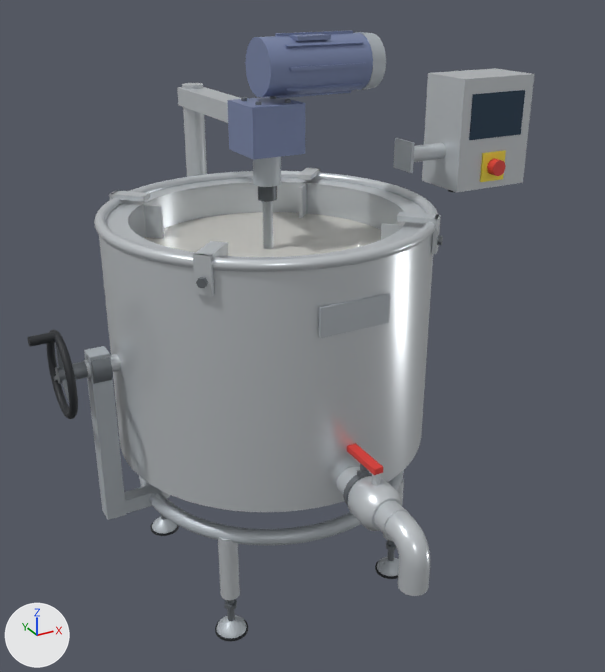
A saved change to the glTF model molkerei-3d/modelle/mehrzweckerhitzer.glb.
The view is the same before and after, from a 50 mm camera at (-0.93, -1.87, 1.62) aimed at (0.06, -0.07, 0.71). The axes (+X, +Y, +Z) are drawn at lower left. The lights are the same throughout. The older version comes first. Where no turn or scale is listed for an object, it has been applied to the vertices. Vertices at exactly the same position are counted once.

The first picture shows 'auslaufbogen', 'getriebe', 'kesseldeckblech', 'kesselrand', 'kesselwand', 'lagerbock_-1', 'milchspiegel', 'motor', 'notaus', 'notaus_feld', 'rahmenring', 'steuerarm', 'steuerhalter', 'steuerkasten', 'touchscreen', 'typenschild' and 52 more.
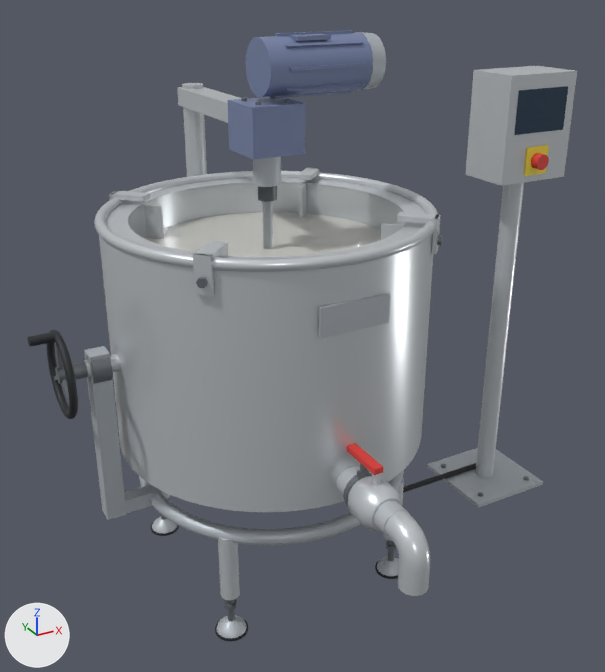
What changed in the scene script:
```text
Change me_notaus:
    remove me_notaus.from_pydata(...)  # 128 vertices, 256 faces; spans x 0.638..0.682, y -0.109..-0.084, z 1.088..1.132
    add me_notaus.from_pydata(...)  # 128 vertices, 256 faces; spans x 0.798..0.842, y -0.109..-0.084, z 1.088..1.132
    me_notaus part 1: the whole mesh is moved by (0.16, 0.0, 0.0)
Change me_notaus_feld:
    remove me_notaus_feld.from_pydata(...)  # 8 vertices, 12 faces; spans x 0.62..0.7, y -0.084..-0.079, z 1.07..1.15
    add me_notaus_feld.from_pydata(...)  # 8 vertices, 12 faces; spans x 0.78..0.86, y -0.084..-0.079, z 1.07..1.15
    me_notaus_feld part 2: the whole mesh is moved by (0.16, 0.0, 0.0)
Change me_steuerkasten:
    remove me_steuerkasten.from_pydata(...)  # 8 vertices, 12 faces; spans x 0.54..0.78, y -0.08..0.08, z 1.05..1.35
    add me_steuerkasten.from_pydata(...)  # 8 vertices, 12 faces; spans x 0.7..0.94, y -0.08..0.08, z 1.05..1.35
    me_steuerkasten part 3: the whole mesh is moved by (0.16, 0.0, 0.0)
Change me_touchscreen:
    remove me_touchscreen.from_pydata(...)  # 8 vertices, 12 faces; spans x 0.57..0.75, y -0.083..-0.079, z 1.19..1.31
    add me_touchscreen.from_pydata(...)  # 8 vertices, 12 faces; spans x 0.73..0.91, y -0.083..-0.079, z 1.19..1.31
    me_touchscreen part 4: the whole mesh is moved by (0.16, 0.0, 0.0)
Remove ob_steuerarm:
    ob_steuerarm = bpy.data.objects.new('steuerarm', me_steuerarm)
Remove ob_steuerhalter:
    ob_steuerhalter = bpy.data.objects.new('steuerhalter', me_steuerhalter)
Add ob_staenderschraube__0_1__0_1:
    ob_staenderschraube__0_1__0_1 = bpy.data.objects.new('staenderschraube_-0.1_-0.1', me_staenderschraube__0_1__0_1)  # 24 vertices, 48 faces; spans x 0.711..0.729, y -0.1078..-0.0922, z 0.012..0.019; in mat_schraube (grey #7c8186)
    ob_staenderschraube__0_1__0_1.location = (0.0, 0.0, 0.0)
Add ob_staenderschraube__0_1_0_1:
    ob_staenderschraube__0_1_0_1 = bpy.data.objects.new('staenderschraube_-0.1_0.1', me_staenderschraube__0_1_0_1)  # 24 vertices, 48 faces; spans x 0.711..0.729, y 0.0922..0.1078, z 0.012..0.019; in mat_schraube (grey #7c8186)
    ob_staenderschraube__0_1_0_1.location = (0.0, 0.0, 0.0)
Add ob_staenderschraube_0_1__0_1:
    ob_staenderschraube_0_1__0_1 = bpy.data.objects.new('staenderschraube_0.1_-0.1', me_staenderschraube_0_1__0_1)  # 24 vertices, 48 faces; spans x 0.911..0.929, y -0.1078..-0.0922, z 0.012..0.019; in mat_schraube (grey #7c8186)
    ob_staenderschraube_0_1__0_1.location = (0.0, 0.0, 0.0)
Add ob_staenderplatte:
    ob_staenderplatte = bpy.data.objects.new('staenderplatte', me_staenderplatte)  # a box spanning x 0.68..0.96, y -0.14..0.14, z 0.0..0.012; in mat_matt (light grey #b9c0c6)
    ob_staenderplatte.location = (0.0, 0.0, 0.0)
Add ob_staender:
    ob_staender = bpy.data.objects.new('staender', me_staender)  # 128 vertices, 256 faces; spans x 0.79..0.85, y -0.03..0.03, z 0.012..1.05; in mat_chrom (light grey #d3d8dc)
    ob_staender.location = (0.0, 0.0, 0.0)
Add ob_kabel:
    ob_kabel = bpy.data.objects.new('kabel', me_kabel)  # 192 vertices, 368 faces; spans x 0.351..0.889, y 0.031..0.049, z 0.011..1.03; in mat_schwarz (black #22262a)
    ob_kabel.location = (0.0, 0.0, 0.0)
```

Where the change shows, as pixel boxes (x1, y1, x2, y2) in the pictures (605 x 672 px):
'steuerkasten', moved: before (422, 68, 534, 192); after (465, 66, 577, 186)
'staender', added: after (475, 183, 524, 477)
'touchscreen', moved: before (469, 90, 525, 140); after (515, 86, 568, 135)
'staenderplatte', added: after (427, 448, 543, 508)
'notaus_feld', moved: before (480, 150, 506, 182); after (524, 145, 549, 176)
'steuerhalter', deleted: before (394, 138, 415, 173)
'steuerarm', deleted: before (414, 143, 446, 162)
'notaus', moved: before (487, 159, 506, 176); after (531, 153, 549, 170)
'kabel', added (black): after (403, 463, 476, 493)
'staenderschraube_-0.1_-0.1', added: after (478, 492, 483, 497)
'staenderschraube_0.1_-0.1', added: after (524, 476, 529, 480)
'staenderschraube_-0.1_0.1', added: after (441, 464, 446, 468)
